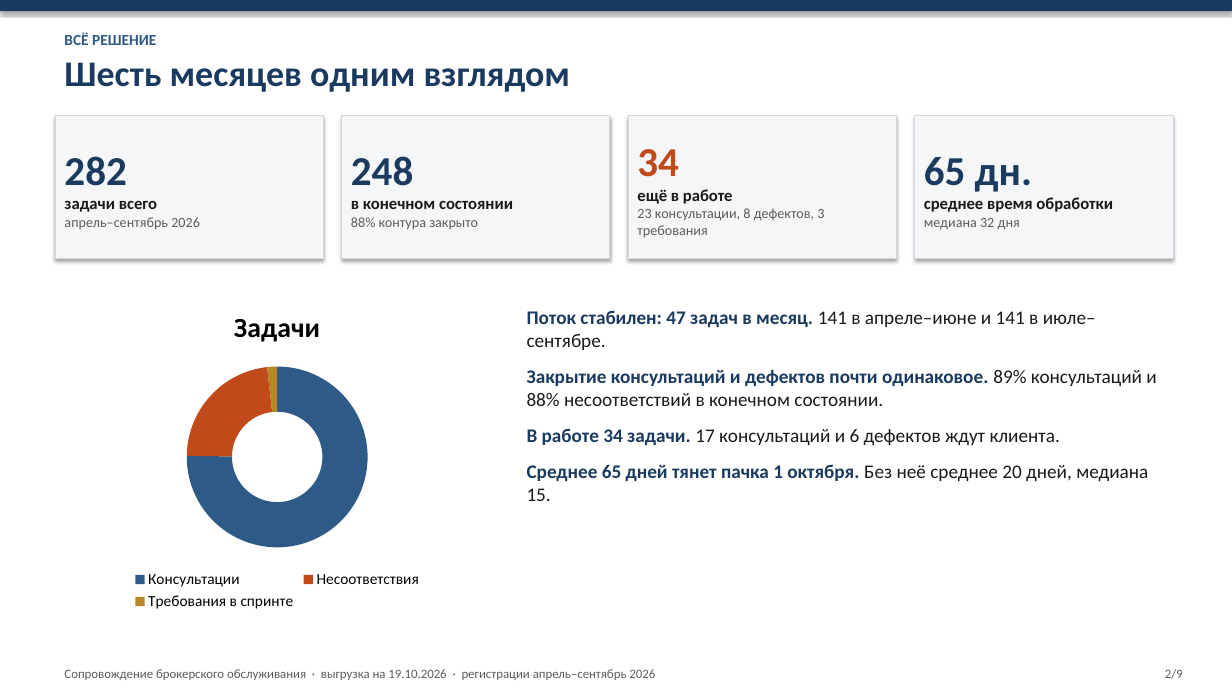
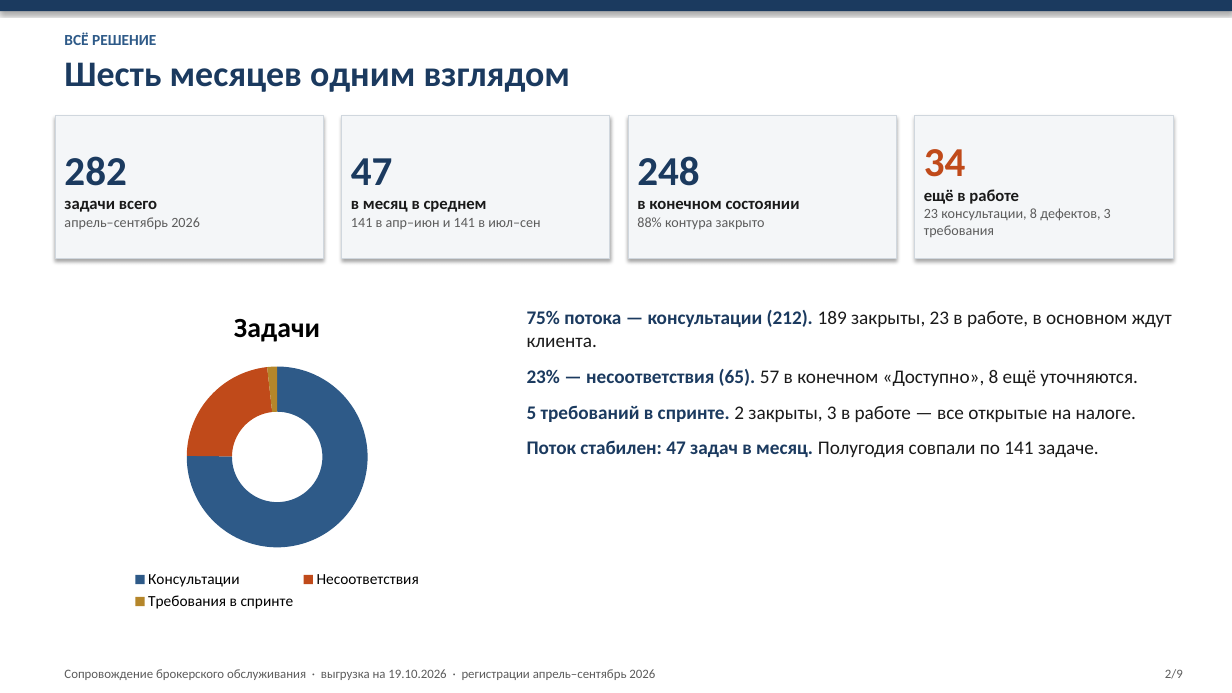
Before and after one commit to kkokurin799/Work, a slide deck: slide 2 of support-stats/brokerage_support_stats.pptx. Drawn at 1232x693 pixels with LibreOffice and Linux fonts; fonts in the diff are those of the drawing. Boxes give left, top, right and bottom in pixels: in the first picture for what was removed or moved away, otherwise in the second. Text is boxed around its words. In the diff, an @@ line names an element or a change of style, - is before the commit and + after.

```diff
--- a/support-stats/brokerage_support_stats.pptx
+++ b/support-stats/brokerage_support_stats.pptx
@@ text in rectangle at box(924, 149, 1111, 237): text changed; size 13 to 11 pt; text colour #1A1A1A to #5C5C5C; bold off @@
-65 дн.
-среднее время обработки
-медиана 32 дня
+34
+ещё в работе
+23 консультации, 8 дефектов, 3 требования
@@ text in rectangle at box(351, 158, 540, 229): text changed; size 13 to 11 pt; text colour #1A1A1A to #5C5C5C; bold off @@
-248
-в конечном состоянии
-88% контура закрыто
+47
+в месяц в среднем
+141 в апр–июн и 141 в июл–сен
@@ text in rectangle at box(637, 156, 800, 209): text changed; size 11 to 13 pt; text colour #5C5C5C to #1A1A1A; bold on @@
-34
-ещё в работе
-23 консультации, 8 дефектов, 3 требования
+248
+в конечном состоянии
+88% контура закрыто
@@ text at box(527, 310, 1172, 457): text changed @@
-Поток стабилен: 47 задач в месяц. 141 в апреле–июне и 141 в июле–сентябре.
-Закрытие консультаций и дефектов почти одинаковое. 89% консультаций и 88% несоответствий в конечном состоянии.
-В работе 34 задачи. 17 консультаций и 6 дефектов ждут клиента.
-Среднее 65 дней тянет пачка 1 октября. Без неё среднее 20 дней, медиана 15.
+75% потока — консультации (212). 189 закрыты, 23 в работе, в основном ждут клиента.
+23% — несоответствия (65). 57 в конечном «Доступно», 8 ещё уточняются.
+5 требований в спринте. 2 закрыты, 3 в работе — все открытые на налоге.
+Поток стабилен: 47 задач в месяц. Полугодия совпали по 141 задаче.
```
Also in this commit, not shown: 4 other slides changed, 1 slide added, 1 slide removed, 3 other files.
